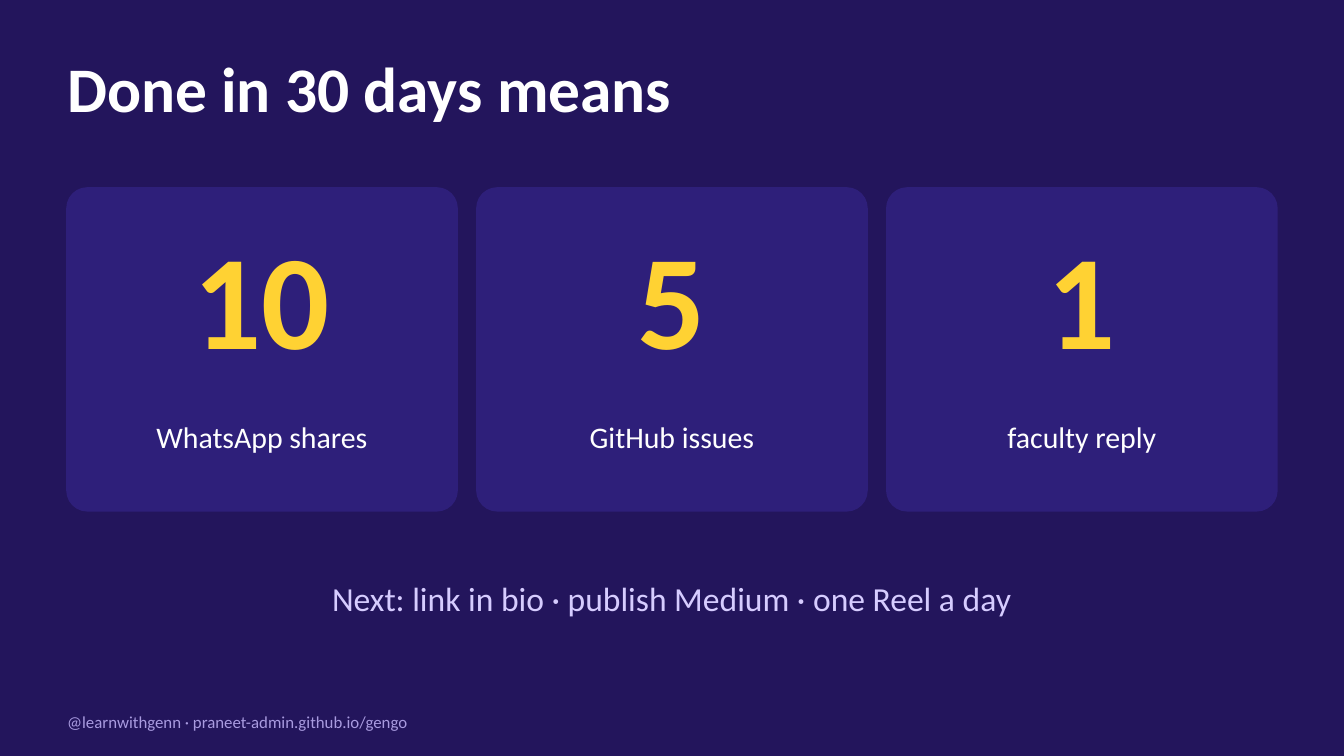
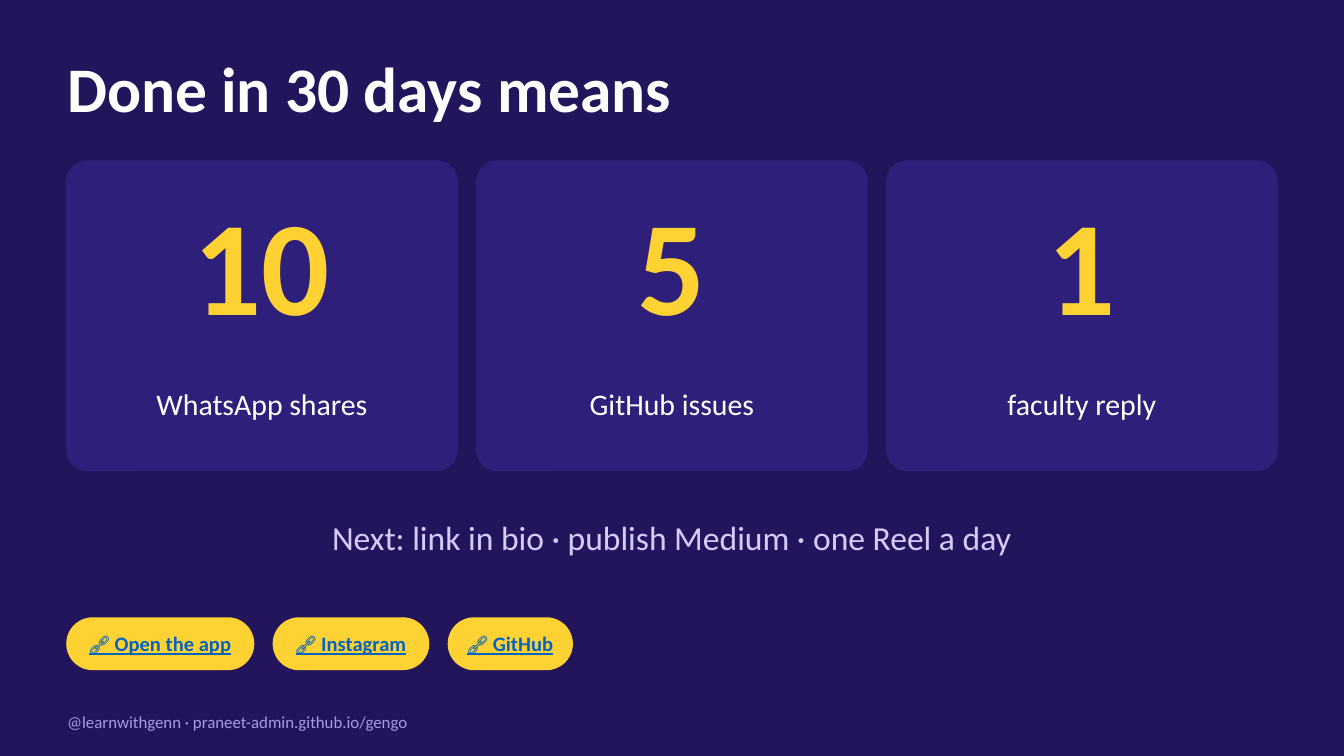
Before and after one commit to praneet-admin/gengo, a slide deck: slide 12 of launch/Gengo-Marketing-Glance.pptx. Drawn at 1344x756 pixels with LibreOffice and Linux fonts; fonts in the diff are those of the drawing. Boxes give left, top, right and bottom in pixels: in the first picture for what was removed or moved away, otherwise in the second. Text is boxed around its words. In the diff, an @@ line names an element or a change of style, - is before the commit and + after.

```diff
--- a/launch/Gengo-Marketing-Glance.pptx
+++ b/launch/Gengo-Marketing-Glance.pptx
@@ text "10": place and size @@
-text "10" at box(194, 261, 330, 350)
+text "10" at box(194, 227, 330, 316)
@@ rounded rectangle: place and size @@
-rounded rectangle at box(67, 188, 457, 511)
+rounded rectangle at box(67, 161, 457, 470)
@@ text "5": place and size @@
-text "5" at box(638, 262, 706, 350)
+text "5" at box(638, 228, 706, 316)
@@ rounded rectangle: place and size @@
-rounded rectangle at box(477, 188, 867, 511)
+rounded rectangle at box(477, 161, 867, 470)
@@ text "1": place and size @@
-text "1" at box(1048, 261, 1116, 349)
+text "1" at box(1048, 227, 1116, 315)
@@ proportions changed in 3 elements at box(67, 161, 457, 470), box(477, 161, 867, 470), box(887, 161, 1277, 470) @@
@@ rounded rectangle: place and size @@
-rounded rectangle at box(887, 188, 1277, 511)
+rounded rectangle at box(887, 161, 1277, 470)
@@ 3 texts: place and size @@
-3 texts at box(156, 427, 1156, 453)
+3 texts at box(156, 394, 1156, 420)
@@ text "Next: link in bio · ...": place and size @@
-text "Next: link in bio · ..." at box(332, 587, 1011, 617)
+text "Next: link in bio · ..." at box(332, 526, 1011, 556)
@@ rounded rectangle added at box(67, 618, 254, 669), fill #FFD233, outline #FFD233 1 pt @@
@@ rounded rectangle added at box(274, 618, 429, 669), fill #FFD233, outline #FFD233 1 pt @@
@@ rounded rectangle added at box(449, 618, 573, 669), fill #FFD233, outline #FFD233 1 pt @@
@@ text added at box(115, 636, 231, 655), 11 pt, text #0563C1, bold, underline @@
+🔗 Open the app
@@ text added at box(321, 637, 406, 655), 11 pt, text #0563C1, bold, underline @@
+🔗 Instagram
@@ text added at box(493, 636, 553, 655), 11 pt, text #0563C1, bold, underline @@
+🔗 GitHub
```
Also in this commit, not shown: 10 other slides changed, 1 slide added, 1 slide removed.
